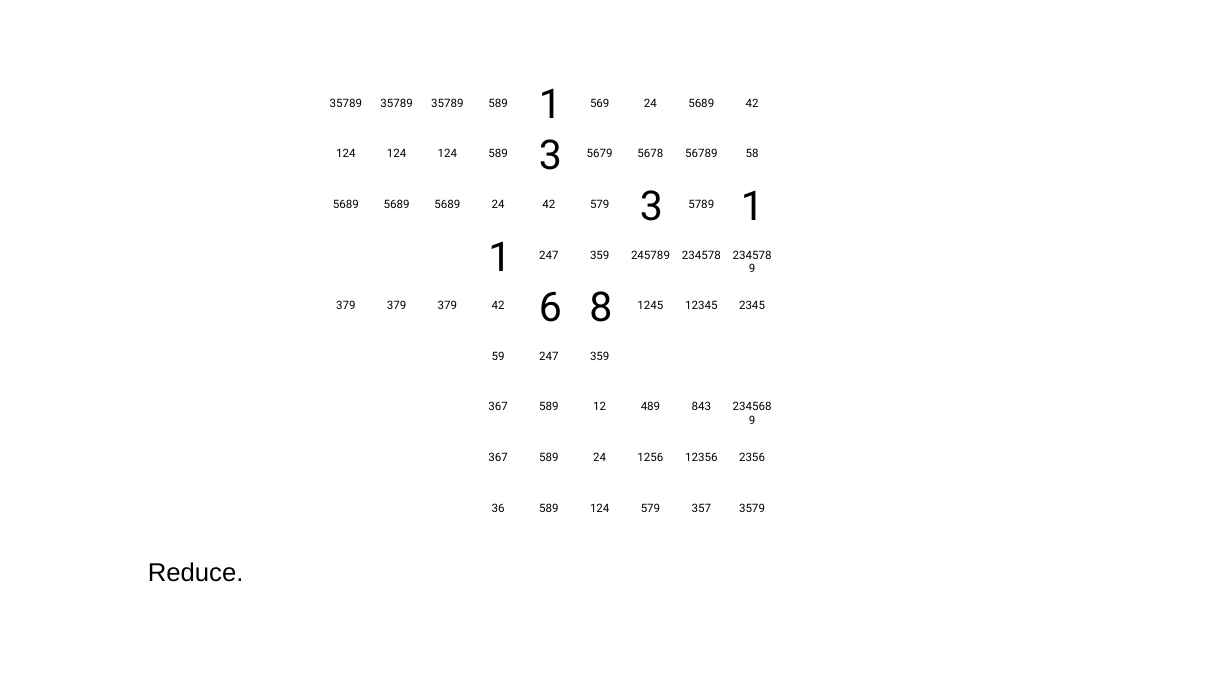
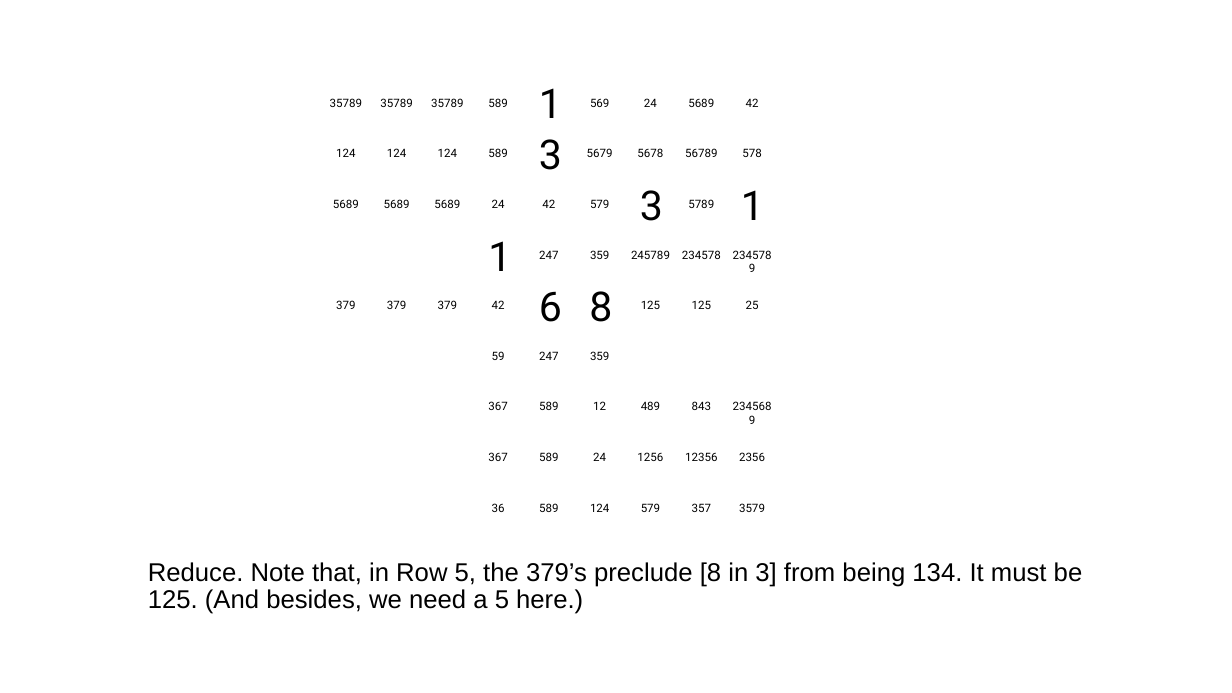
Before and after one commit to jhardis/WSJ_Number_Puzzles, a slide deck: slide 30 of 20260808_1.pptx (slide 31 before the commit). Drawn at 1232x693 pixels with LibreOffice and Linux fonts; fonts in the diff are those of the drawing; background and template pictures are left out. Boxes give left, top, right and bottom in pixels: in the first picture for what was removed or moved away, otherwise in the second. Text is boxed around its words. In the diff, an @@ line names an element or a change of style, - is before the commit and + after.

```diff
--- a/20260808_1.pptx
+++ b/20260808_1.pptx
@@ text at (742, 148, 761, 157): text changed @@
-58
+578
@@ text at (641, 300, 660, 309): text changed @@
-1245
+125
@@ text at (692, 300, 711, 309): text changed @@
-12345
+125
@@ text at (746, 300, 759, 309): text changed @@
-2345
+25
@@ text at (148, 562, 1083, 614): text changed @@
-Reduce.
+Reduce. Note that, in Row 5, the 379’s preclude [8 in 3] from being 134. It must be 125. (And besides, we need a 5 here.)
```
Also in this commit, not shown: 14 other slides changed, 10 slides removed.
